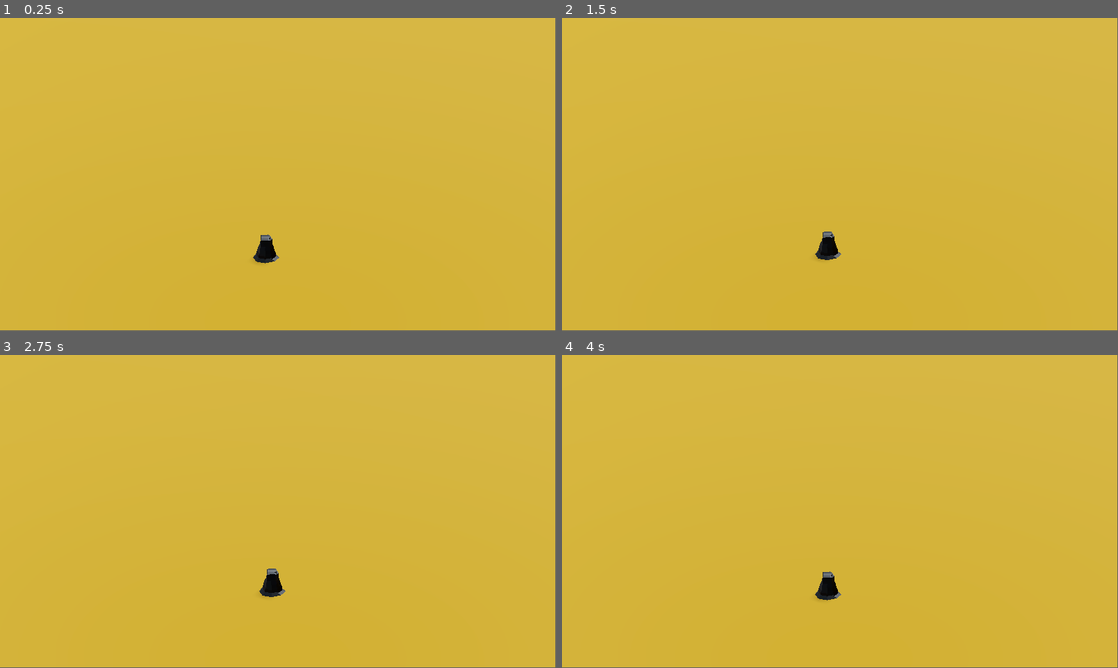
Above: before the commit, frames 1-4 (two rows, left to right).
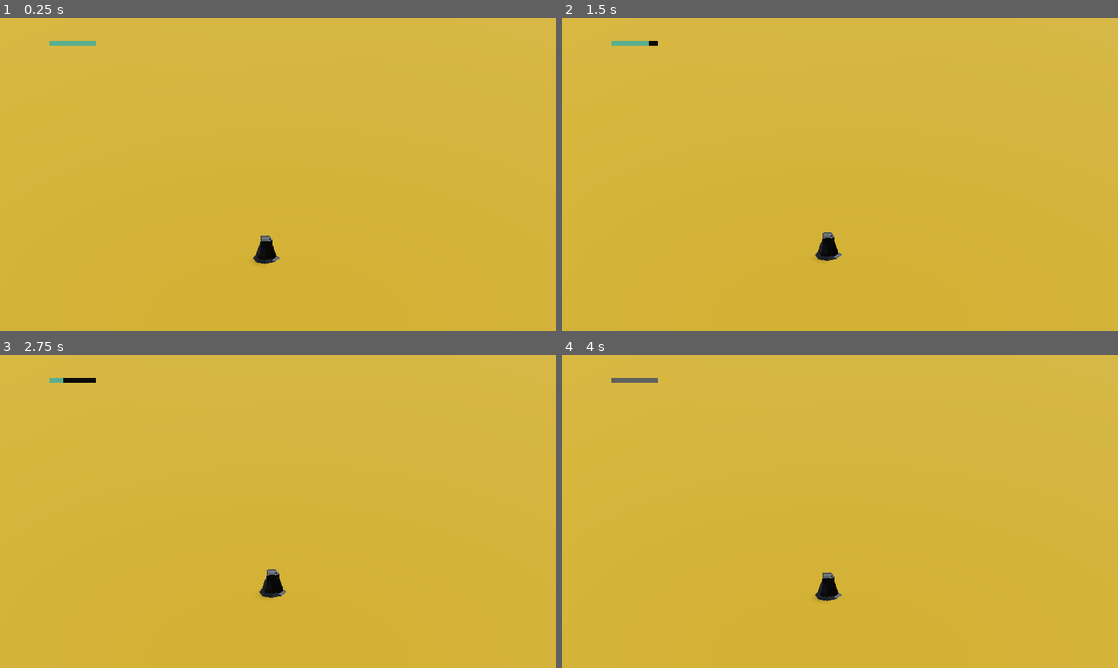
Above: after the commit, the same moments.

Repository: Zainap16/OutOfPlace
Game: Godot game, scene res://Scenes/main_world_scene.tscn
Same seed, same stepped clock (60 frames per second), same inputs: the game is played once before the commit and once after it.
Inputs (mouse positions are in pixels of both pictures, inside the frame that each line leads up to):
- Up to frame 1 (0.25 s): no input
- Up to frame 2 (1.5 s): tap Enter (ui_accept) at 0.5 s; move the mouse to (962, 158) at 0.52 s; hold Enter (ui_accept) 0.53-1.28 s; move the mouse to (728, 190) at 1.27 s; tap S (camera_down) at 1.35 s
- Up to frame 3 (2.75 s): tap Enter (ui_accept) at 1.52, 1.55, 1.82, 2 s; move the mouse to (333, 442) at 2.02 s; hold Enter (ui_accept) from 2.03 s (still down); tap A (camera_left) at 2.1 s
- Up to frame 4 (4 s): move the mouse to (812, 574) at 2.77 s; release Enter (ui_accept) at 2.78 s; tap D (camera_right) at 2.85 s; tap Enter (ui_accept) at 3.02, 3.05, 3.32, 3.5 s; move the mouse to (1006, 558) at 3.52 s; hold Enter (ui_accept) from 3.53 s (still down); tap W (camera_up) at 3.6 s
In our replay, the window is 799x449 before the commit and 800x450 after it. These sizes can differ from the game's own. Grey fills any space a smaller window leaves; there, only what the larger window draws over its background counts as a difference.

The runs differ from the first frame. In frame 1, 0.2% of the frame differs, in the area x 8-51%, y 7-79%; in frame 2, 0.2%; in frame 3, 0.2%, in the area x 8-52%, y 7-78%; in frame 4, 0.2%.
Error after the commit: Invalid access to property or key 'anxiety_meter' on a base object of type 'previously freed'. (res://Scripts/anxiety_meter_3d.gd:13)

Commit message:
added test anxiety bar

Diff:
--- /dev/null
+++ b/out-of-place/Scenes/anxiety_meter.gd
@@ -0,0 +1,11 @@
+extends ProgressBar
+
+
+# Called when the node enters the scene tree for the first time.
+func _ready() -> void:
+	pass # Replace with function body.
+
+
+# Called every frame. 'delta' is the elapsed time since the previous frame.
+func _process(delta: float) -> void:
+	pass
--- /dev/null
+++ b/out-of-place/Scenes/anxiety_meter.tscn
@@ -0,0 +1,62 @@
+[gd_scene format=3 uid="uid://c1bjm2mxrsw7x"]
+
+[ext_resource type="Script" uid="uid://fhjk2qr3msv1" path="res://Scripts/anxiety_meter_3d.gd" id="1_e8jmg"]
+[ext_resource type="Script" uid="uid://daepn58bl8h4u" path="res://Scripts/anxiety_meter.gd" id="1_f4cd8"]
+
+[sub_resource type="ViewportTexture" id="ViewportTexture_vaffi"]
+viewport_path = NodePath("SubViewport")
+
+[sub_resource type="StyleBoxEmpty" id="StyleBoxEmpty_e8jmg"]
+
+[sub_resource type="StyleBoxFlat" id="StyleBoxFlat_vaffi"]
+bg_color = Color(0.2822173, 0.5423483, 0.43626603, 1)
+
+[sub_resource type="StyleBoxFlat" id="StyleBoxFlat_jhbi8"]
+bg_color = Color(0.07284262, 0.072842635, 0.072842576, 1)
+expand_margin_left = 1.0
+expand_margin_top = 1.0
+expand_margin_right = 1.0
+expand_margin_bottom = 1.0
+shadow_color = Color(0, 0, 0, 0.27450982)
+shadow_offset = Vector2(0, 1)
+
+[sub_resource type="StyleBoxFlat" id="StyleBoxFlat_6vewv"]
+bg_color = Color(1, 1, 1, 1)
+
+[node name="AnxietyMeter3D" type="Node3D" unique_id=194683523]
+script = ExtResource("1_e8jmg")
+
+[node name="Sprite3D" type="Sprite3D" parent="." unique_id=1563272266]
+texture = SubResource("ViewportTexture_vaffi")
+
+[node name="SubViewport" type="SubViewport" parent="." unique_id=446633383]
+size = Vector2i(300, 40)
+
+[node name="AnxietyMeter" type="ProgressBar" parent="SubViewport" unique_id=1541876107]
+z_index = 1
+offset_right = 300.0
+offset_bottom = 40.0
+theme_override_styles/background = SubResource("StyleBoxEmpty_e8jmg")
+theme_override_styles/fill = SubResource("StyleBoxFlat_vaffi")
+value = 50.0
+show_percentage = false
+script = ExtResource("1_f4cd8")
+
+[node name="DamageBar" type="ProgressBar" parent="SubViewport/AnxietyMeter" unique_id=1880268219]
+z_index = -1
+layout_mode = 1
+anchors_preset = 15
+anchor_right = 1.0
+anchor_bottom = 1.0
+grow_horizontal = 2
+grow_vertical = 2
+theme_override_styles/background = SubResource("StyleBoxFlat_jhbi8")
+theme_override_styles/fill = SubResource("StyleBoxFlat_6vewv")
+value = 80.0
+show_percentage = false
+
+[node name="Timer" type="Timer" parent="SubViewport/AnxietyMeter" unique_id=818378783]
+wait_time = 0.4
+one_shot = true
+
+[connection signal="timeout" from="SubViewport/AnxietyMeter/Timer" to="SubViewport/AnxietyMeter" method="_on_timer_timeout"]
--- a/out-of-place/Scenes/main_world_scene.tscn
+++ b/out-of-place/Scenes/main_world_scene.tscn
@@ -3,6 +3,7 @@
 [ext_resource type="Script" uid="uid://cwd3ej368pqd2" path="res://Scripts/main_world_scene.gd" id="1_h8oru"]
 [ext_resource type="PackedScene" uid="uid://dn5w3hakg0g1l" path="res://Scenes/Characters/Player.tscn" id="2_ka15s"]
 [ext_resource type="PackedScene" uid="uid://7hbv7kkdspbr" path="res://Scenes/isometric_camera.tscn" id="3_oofqc"]
+[ext_resource type="PackedScene" uid="uid://c1bjm2mxrsw7x" path="res://Scenes/anxiety_meter.tscn" id="4_1ur3l"]
 
 [sub_resource type="ProceduralSkyMaterial" id="ProceduralSkyMaterial_m8omb"]
 sky_horizon_color = Color(0.66224277, 0.6717428, 0.6867428, 1)
@@ -41,3 +42,6 @@
 transform = Transform3D(1, 0, 0, 0, 1, 0, 0, 0, 1, -0.77583885, 0, 0.9238796)
 
 [node name="cameraPivot" parent="." unique_id=776636087 instance=ExtResource("3_oofqc")]
+
+[node name="AnxietyMeter3D" parent="cameraPivot" unique_id=194683523 instance=ExtResource("4_1ur3l")]
+transform = Transform3D(1, 0, 0, 0, 1, 0, 0, 0, 1, -13.14212, 15.397285, 0)
--- /dev/null
+++ b/out-of-place/Scripts/anxiety_meter.gd
@@ -0,0 +1,42 @@
+extends ProgressBar
+
+@onready var timer: Timer = $Timer
+@onready var damage_bar: ProgressBar = $DamageBar
+
+var anxiety_meter = 0 : set = _set_anxiety_meter
+
+
+func take_damage(amount: float):
+	anxiety_meter -= amount
+
+
+func heal(amount: float):
+	anxiety_meter += amount
+
+
+func _set_anxiety_meter(new_anxiety_meter):
+	var pre_anxiety_meter = anxiety_meter
+
+	anxiety_meter = clamp(new_anxiety_meter, 0, max_value)
+	value = anxiety_meter
+
+	if anxiety_meter <= 0:
+		queue_free()
+
+	if anxiety_meter < pre_anxiety_meter:
+		timer.start()
+	else:
+		damage_bar.value = anxiety_meter
+
+
+func init_anxiety_meter(_anxiety_meter):
+	anxiety_meter = _anxiety_meter
+	max_value = anxiety_meter
+	value = anxiety_meter
+
+	damage_bar.max_value = anxiety_meter
+	damage_bar.value = anxiety_meter
+
+
+func _on_timer_timeout():
+	damage_bar.value = anxiety_meter
--- /dev/null
+++ b/out-of-place/Scripts/anxiety_meter_3d.gd
@@ -0,0 +1,13 @@
+extends Node3D
+
+@onready var viewport: SubViewport = $SubViewport
+@onready var sprite: Sprite3D = $Sprite3D
+@onready var anxiety_meter: ProgressBar = $SubViewport/AnxietyMeter
+
+func _ready():
+	sprite.texture = viewport.get_texture()
+	anxiety_meter.init_anxiety_meter(100)
+#
+func _input(event):
+	if event.is_action_pressed("ui_accept"):
+		anxiety_meter.anxiety_meter -= 10
--- a/out-of-place/Scripts/main_world_scene.gd
+++ b/out-of-place/Scripts/main_world_scene.gd
@@ -1,7 +1,12 @@
 extends Node3D
 #need to add code so when player presses on player character it wont break and or make it so only floors can be tap-able
-
+var anxiety = 6
 @export var excluded: Array[Node3D] = []
+@onready var anxiety_meter_3d: Node3D = $AnxietyMeter3D
+#
+#func _ready() -> void:
+	#anxiety_meter_3d.take_damage(10)
+	#
 
 func _input(event: InputEvent) -> void:
 	if Input.is_action_just_pressed("left_mouse_click"):
--- a/out-of-place/Scripts/player.gd
+++ b/out-of-place/Scripts/player.gd
@@ -3,6 +3,7 @@
 
 const SPEED = 5.0
 const JUMP_VELOCITY = 4.5
+@onready var blob_guy_all_forms_col: Node3D = $"BlobGuy_All_Forms-col"
 
 
 var targetPosition: Vector3
--- a/out-of-place/project.godot
+++ b/out-of-place/project.godot
@@ -19,6 +19,12 @@
 [autoload]
 
 Global="*uid://dno0dodlysjdo"
+
+[display]
+
+window/size/viewport_width=1920
+window/size/viewport_height=1080
+window/stretch/mode="viewport"
 
 [file_customization]
 
Binary file added: out-of-place/Assets/AnxietyMeter/spr_ui_progress_strip5.png
Not shown, added: out-of-place/Assets/AnxietyMeter/spr_ui_progress_strip5.png.import
Not shown, added: out-of-place/Scenes/anxiety_meter.gd.uid
Not shown, added: out-of-place/Scripts/anxiety_meter.gd.uid
Not shown, added: out-of-place/Scripts/anxiety_meter_3d.gd.uid
